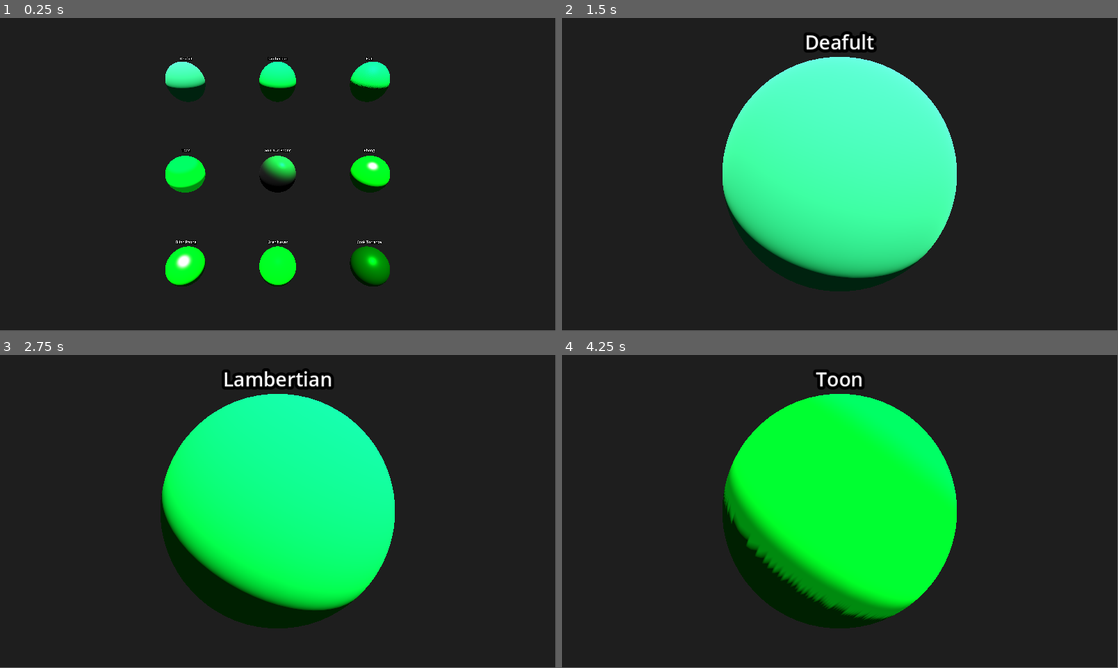
Above: before the commit, frames 1-4 (two rows, left to right).
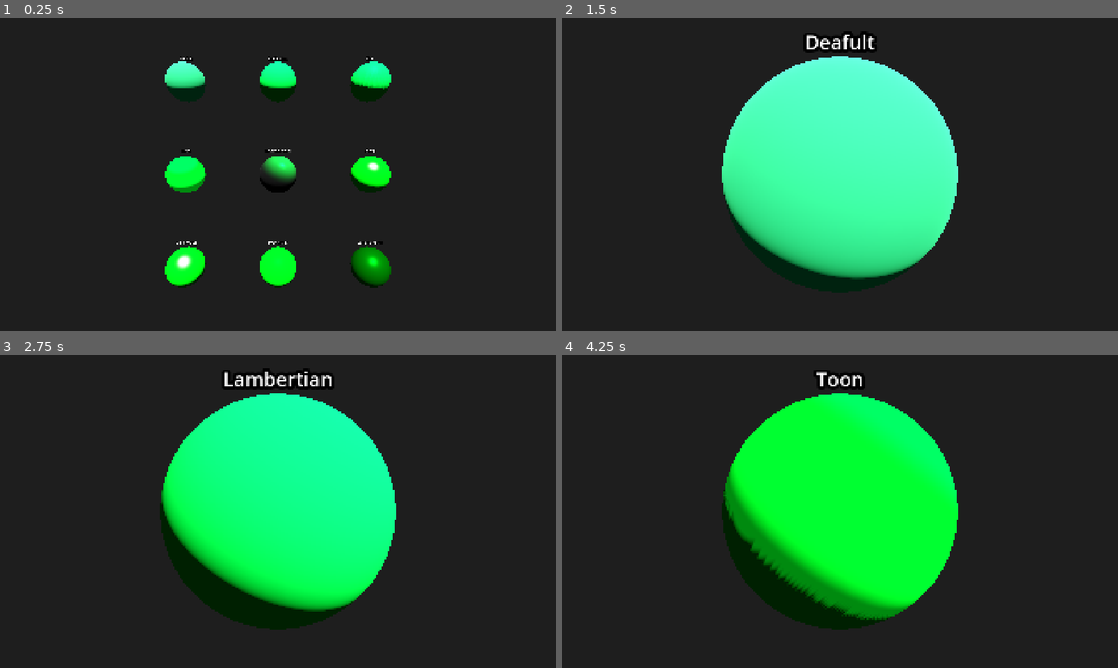
Above: after the commit, the same moments.

Repository: Astin-A/lighting-model
Game: Godot game, scene res://allimcompesing.tscn
Two runs of this game, one before a commit and one after it. Both use one fixed random seed, a clock stepped at 60 frames per second and the inputs below.
Inputs:
- Up to frame 1 (0.25 s): no input
- Up to frame 2 (1.5 s): tap Enter at 0.5 s; tap 0 at 0.6 s; tap 1 at 1.35 s
- Up to frame 3 (2.75 s): tap 2 at 2.1 s
- Up to frame 4 (4.25 s): tap 3 at 2.85 s; tap 4 at 3.6 s
In our replay, the window is 799x449 before the commit and 800x450 after it. These sizes can differ from the game's own. Grey fills any space a smaller window leaves; there, only what the larger window draws over its background counts as a difference.

The runs differ from the first frame. In frame 1, 0.8% of the frame differs, in the area x 29-71%, y 12-87%; in frame 2, 0.6%; in frame 3, 0.7%; in frame 4, 0.8%.

Commit message:
export settings
Co-Authored-By: Amir Mohammad Shafiee <118426997+amirmohammadshafieee@users.noreply.github.com>

Diff:
--- a/icon.svg
+++ /dev/null
@@ -1 +0,0 @@
-<svg xmlns="http://www.w3.org/2000/svg" width="128" height="128"><rect width="124" height="124" x="2" y="2" fill="#363d52" stroke="#212532" stroke-width="4" rx="14"/><g fill="#fff" transform="translate(12.322 12.322)scale(.101)"><path d="M105 673v33q407 354 814 0v-33z"/><path fill="#478cbf" d="m105 673 152 14q12 1 15 14l4 67 132 10 8-61q2-11 15-15h162q13 4 15 15l8 61 132-10 4-67q3-13 15-14l152-14V427q30-39 56-81-35-59-83-108-43 20-82 47-40-37-88-64 7-51 8-102-59-28-123-42-26 43-46 89-49-7-98 0-20-46-46-89-64 14-123 42 1 51 8 102-48 27-88 64-39-27-82-47-48 49-83 108 26 42 56 81zm0 33v39c0 276 813 276 814 0v-39l-134 12-5 69q-2 10-14 13l-162 11q-12 0-16-11l-10-65H446l-10 65q-4 11-16 11l-162-11q-12-3-14-13l-5-69z"/><path d="M483 600c0 34 58 34 58 0v-86c0-34-58-34-58 0z"/><circle cx="725" cy="526" r="90"/><circle cx="299" cy="526" r="90"/></g><g fill="#414042" transform="translate(12.322 12.322)scale(.101)"><circle cx="307" cy="532" r="60"/><circle cx="717" cy="532" r="60"/></g></svg>
--- a/project.godot
+++ b/project.godot
@@ -10,14 +10,24 @@
 
 [application]
 
-config/name="lighting model"
+config/name="lighting model demo"
+config/version="1.0"
 run/main_scene="uid://drblm3tlnft8h"
 config/features=PackedStringArray("4.5", "Forward Plus")
-config/icon="res://icon.svg"
+boot_splash/show_image=false
+boot_splash/fullsize=false
+config/windows_native_icon="res://ball2_86511.ico"
 
 [autoload]
 
 DebugMenu="*res://addons/debug_menu/debug_menu.tscn"
+
+[display]
+
+window/size/viewport_width=1920
+window/size/viewport_height=1080
+window/stretch/mode="canvas_items"
+window/stretch/aspect="expand"
 
 [editor_plugins]
 
@@ -25,6 +35,8 @@
 
 [rendering]
 
+rendering_device/fallback_to_opengl3=false
 anti_aliasing/quality/msaa_2d=1
 anti_aliasing/quality/msaa_3d=3
+anti_aliasing/quality/smaa_edge_detection_threshold=0.06999999999999999
 anti_aliasing/quality/screen_space_aa=2
Binary file added: ball2_86511.ico
Not shown, added: export_presets.cfg
Not shown, removed: icon.svg.import
